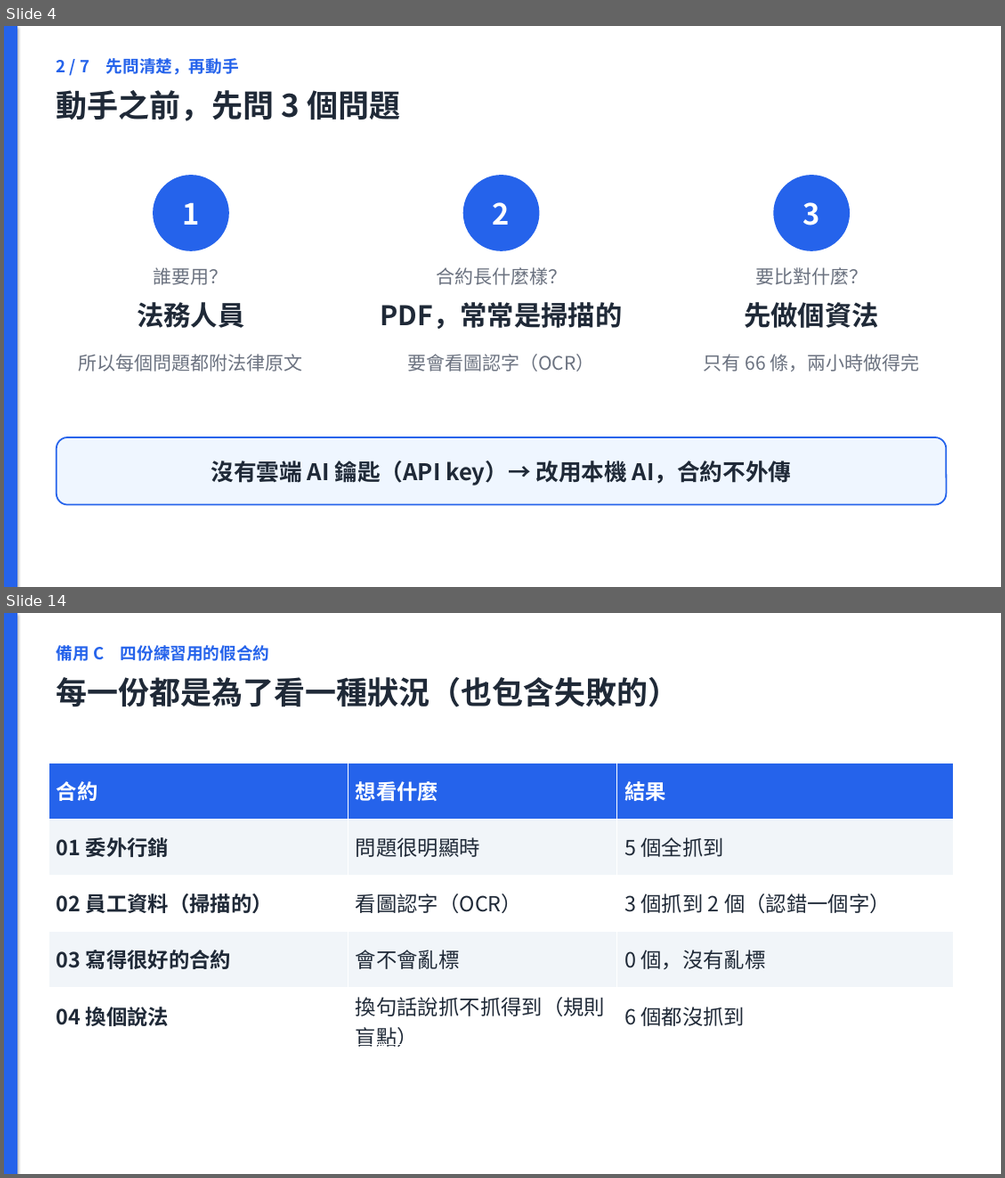
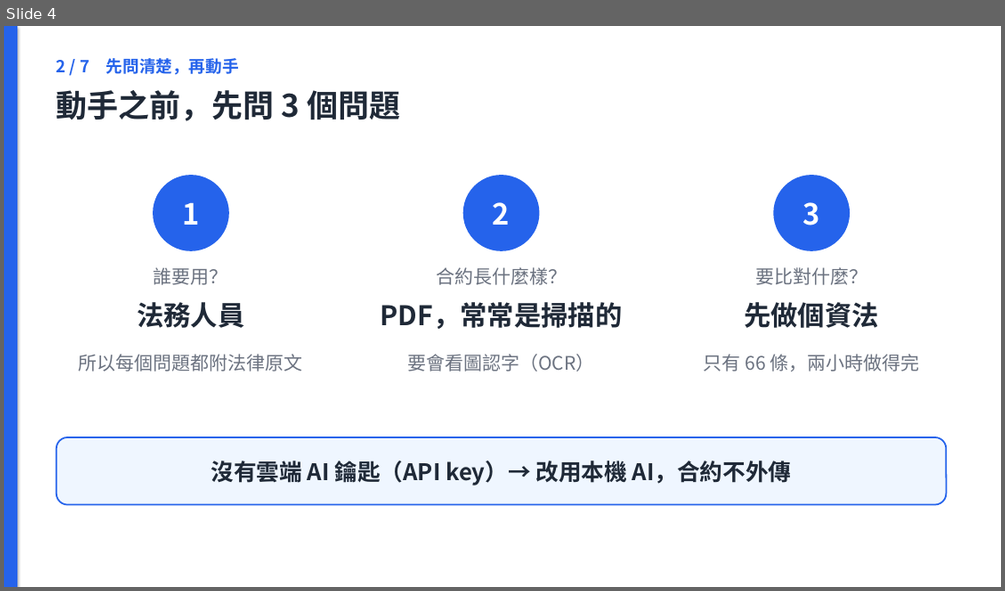
Before and after one commit to jaylooloomi/contract-check, a slide deck: docs/deck/合約外規檢查_簡報.pptx. Shown one above the other, each under a label of ours: slides 4 and 14 before the commit, slide 4 after it; the slides between them are not shown. The pictures are 1005x1178 and 1005x591 pixels, drawn with LibreOffice and Linux fonts; fonts in the diff are those of the drawing. Boxes give left, top, right and bottom in pixels: in the first picture for what was removed or moved away, otherwise in the second. Text is boxed around its words. In the diff, an @@ line names an element or a change of style, - is before the commit and + after.

```diff
--- a/docs/deck/合約外規檢查_簡報.pptx
+++ b/docs/deck/合約外規檢查_簡報.pptx
@@ slide 14 removed at [4,613,1001,1174], background #FFFFFF @@
@@ rectangle removed at [4,613,17,1174] @@
@@ text removed at [57,645,269,661] @@
-備用 C 四份練習用的假合約
@@ text removed at [57,677,680,707] @@
-每一份都是為了看一種狀況（也包含失敗的）
@@ table removed at [48,763,954,1050], 5 rows, 3 columns @@
-合約 | 想看什麼 | 結果
-01 委外行銷 | 問題很明顯時 | 5 個全抓到
-02 員工資料（掃描的） | 看圖認字（OCR） | 3 個抓到 2 個（認錯一個字）
-03 寫得很好的合約 | 會不會亂標 | 0 個，沒有亂標
-04 換個說法 | 換句話說抓不抓得到（規則盲點） | 6 個都沒抓到
```
Also in this commit, not shown: 7 slides changed, 3 other slides removed, 22 other files.
